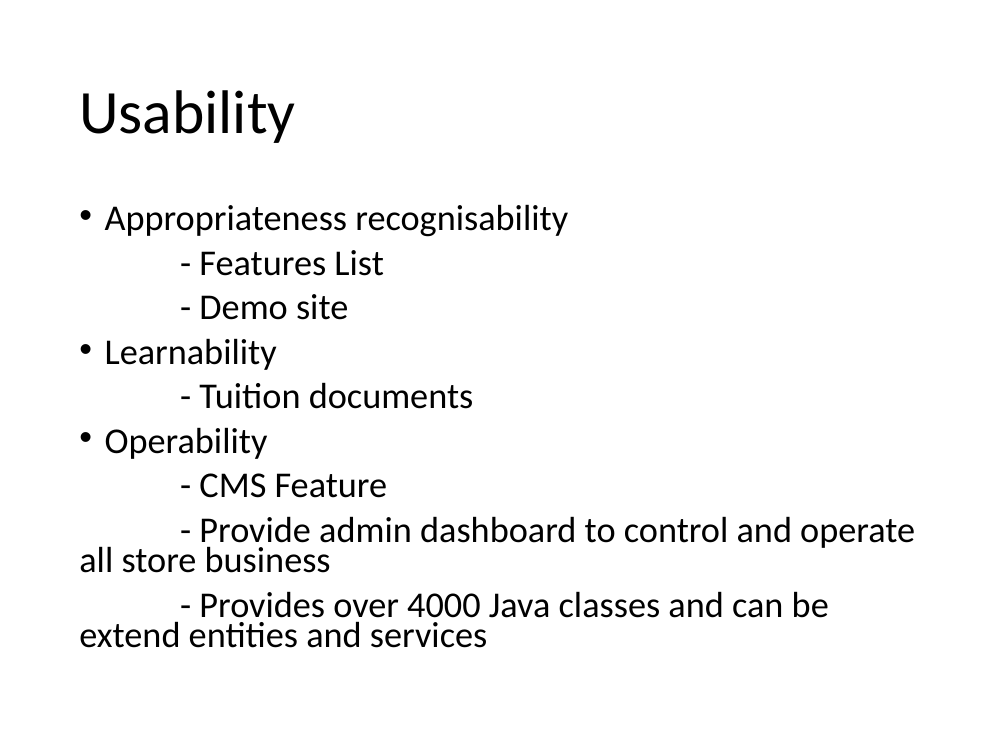
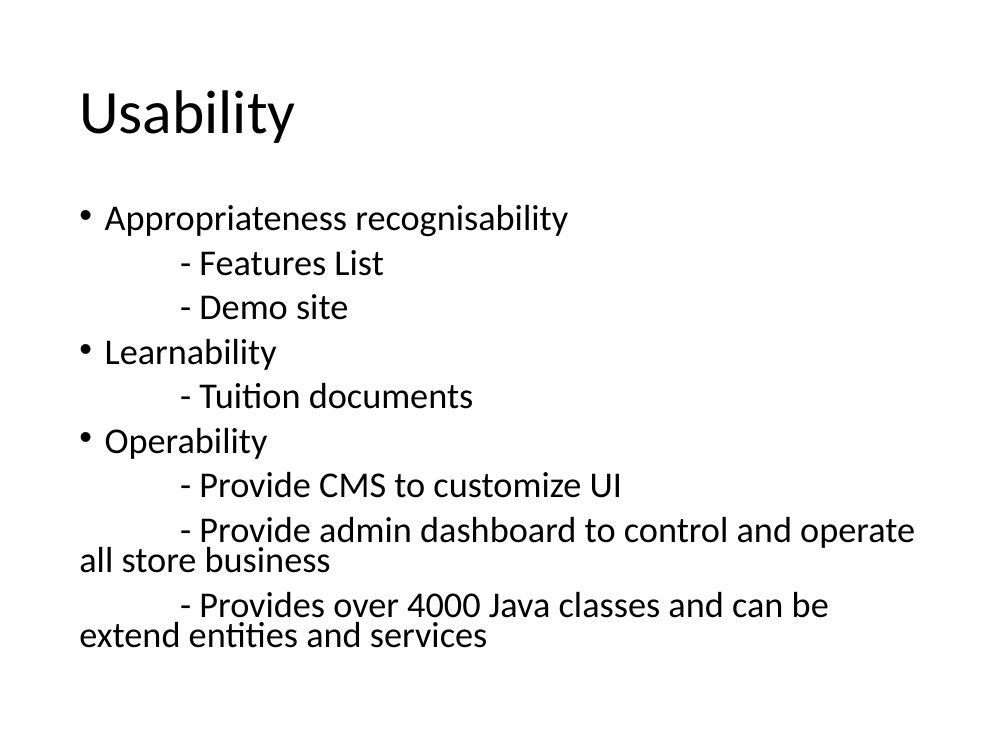
Before and after one commit to proliuxz/SME, a slide deck: slide 4 of XIE/Presentation1.pptx. Drawn at 1008x756 pixels with LibreOffice and Linux fonts; fonts in the diff are those of the drawing. Boxes give left, top, right and bottom in pixels: in the first picture for what was removed or moved away, otherwise in the second. Text is boxed around its words. In the diff, an @@ line names an element or a change of style, - is before the commit and + after.

```diff
--- a/XIE/Presentation1.pptx
+++ b/XIE/Presentation1.pptx
@@ text at bbox=[199, 471, 622, 498]: text changed @@
-- CMS Feature
+- Provide CMS to customize UI
```
Also in this commit, not shown: 2 other slides changed, 1 other file.
